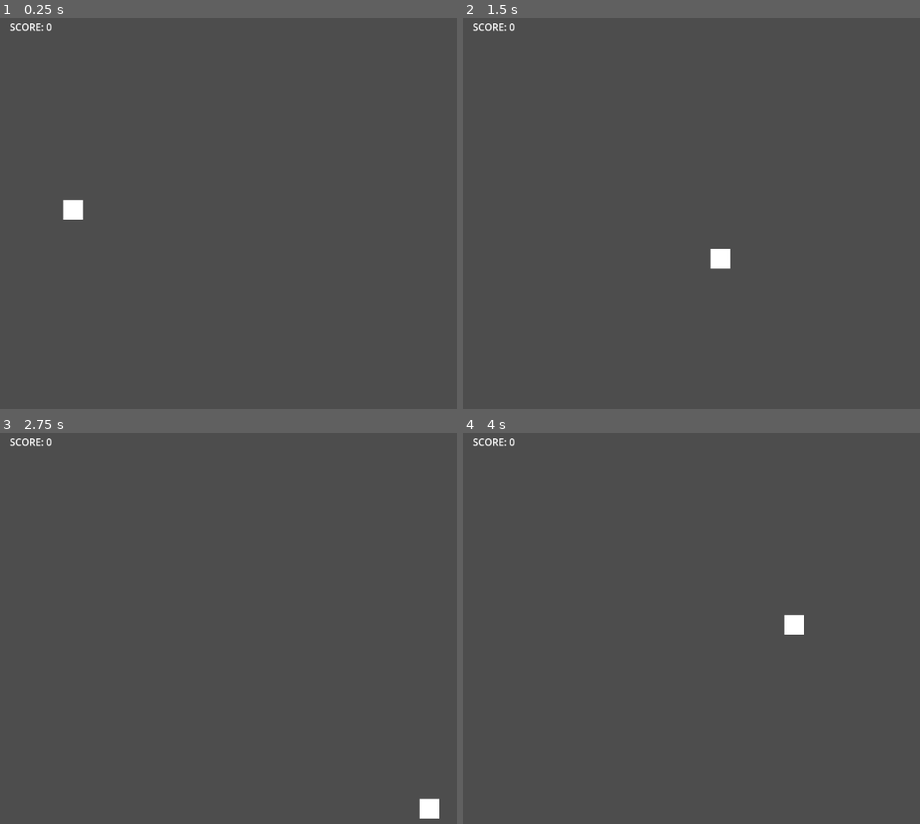
Above: before the commit, frames 1-4 (two rows, left to right).
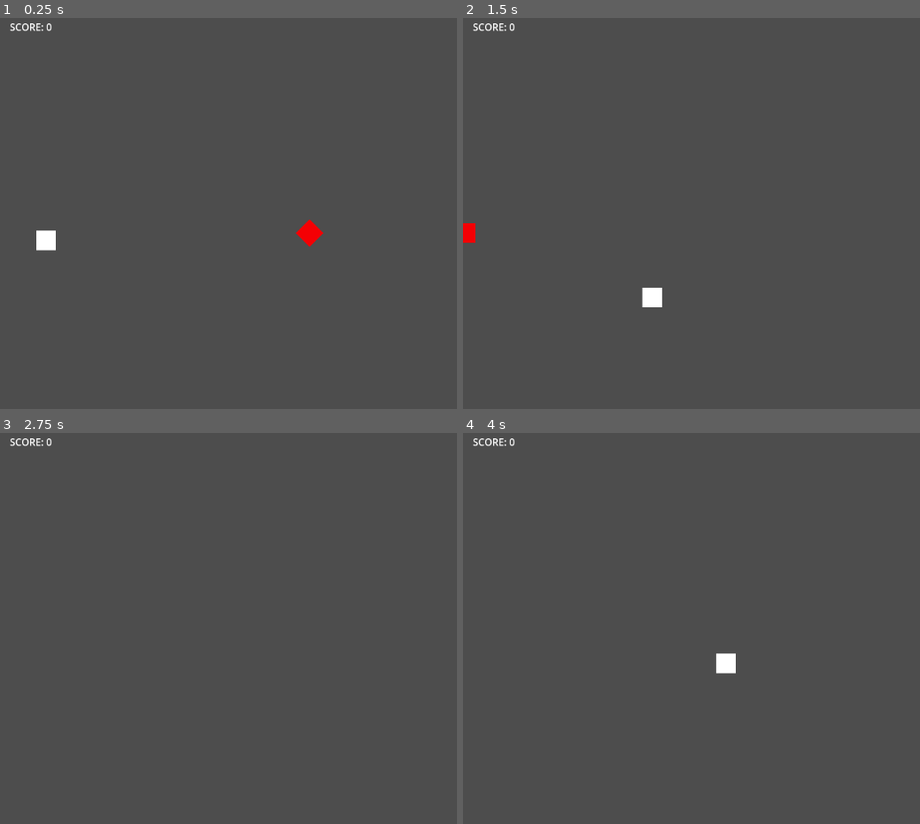
Above: after the commit, the same moments.

Repository: ArsenicBite/GODOTEXAM
Game: Godot game, scene res://BaseScene.tscn
The game is run twice, just before and just after one commit, with the same random seed, the same clock (stepped at 60 frames per second) and the same inputs. Before the commit the project starts from res://Base Scene.tscn.
Inputs:
- Up to frame 1 (0.25 s): no input
- Up to frame 2 (1.5 s): hold Right (ui_right) 0.53-1.28 s; hold Down (ui_down) from 1.28 s (still down)
- Up to frame 3 (2.75 s): release Down (ui_down) at 2.03 s; hold Right (ui_right) from 2.03 s (still down)
- Up to frame 4 (4 s): release Right (ui_right) at 2.78 s; hold Up (ui_up) 2.78-3.53 s; hold Left (ui_left) from 3.53 s (still down)

The runs differ from the first frame. In frame 1, 0.7% of the frame differs, in the area x 7-71%, y 46-60%; in frame 2, 0.6%; in frame 3, 0.2%; in frame 4, 0.5%.

Commit message:
Enemy moves

Diff:
--- a/godotexam/Base Scene.tscn
+++ /dev/null
@@ -1,26 +0,0 @@
-[gd_scene load_steps=4 format=3 uid="uid://cvhpay2mkvq3a"]
-
-[ext_resource type="Texture2D" uid="uid://b3oyn62kjlf85" path="res://Character.png" id="1_piur0"]
-[ext_resource type="Script" uid="uid://d0ur5747yfomg" path="res://player.gd" id="2_vs86l"]
-
-[sub_resource type="RectangleShape2D" id="RectangleShape2D_b0qx2"]
-
-[node name="Node2D" type="Node2D"]
-
-[node name="CharacterBody2D" type="CharacterBody2D" parent="."]
-position = Vector2(118, 325)
-script = ExtResource("2_vs86l")
-
-[node name="CollisionShape2D" type="CollisionShape2D" parent="CharacterBody2D"]
-shape = SubResource("RectangleShape2D_b0qx2")
-
-[node name="Character" type="Sprite2D" parent="CharacterBody2D"]
-position = Vector2(1, -2)
-texture = ExtResource("1_piur0")
-
-[node name="Label" type="Label" parent="."]
-offset_left = 16.0
-offset_top = 13.0
-offset_right = 86.0
-offset_bottom = 36.0
-text = "Score = 0"
--- /dev/null
+++ b/godotexam/BaseScene.tscn
@@ -0,0 +1,52 @@
+[gd_scene load_steps=8 format=3 uid="uid://cvhpay2mkvq3a"]
+
+[ext_resource type="Script" uid="uid://d0ur5747yfomg" path="res://player.gd" id="1_15wuk"]
+[ext_resource type="Texture2D" uid="uid://b3oyn62kjlf85" path="res://Character.png" id="2_gnnrh"]
+[ext_resource type="PackedScene" uid="uid://bbj6r2lxo3dg2" path="res://EnemySpawner.tscn" id="3_a3t8j"]
+[ext_resource type="PackedScene" uid="uid://cdd72xtdvteb2" path="res://Enemy.tscn" id="4_5qhct"]
+[ext_resource type="Script" path="res://path_follow_2d.gd" id="4_gnnrh"]
+
+[sub_resource type="RectangleShape2D" id="RectangleShape2D_b0qx2"]
+
+[sub_resource type="Curve2D" id="Curve2D_15wuk"]
+_data = {
+"points": PackedVector2Array(0, 0, 0, 0, 78, 1, 0, 0, 0, 0, -114, 2, 0, 0, 0, 0, -242, 1, 0, 0, 0, 0, -406, 2)
+}
+point_count = 4
+
+[node name="Node2D" type="Node2D"]
+
+[node name="CharacterBody2D" type="CharacterBody2D" parent="."]
+position = Vector2(74, 375)
+script = ExtResource("1_15wuk")
+
+[node name="CollisionShape2D" type="CollisionShape2D" parent="CharacterBody2D"]
+shape = SubResource("RectangleShape2D_b0qx2")
+
+[node name="Character" type="Sprite2D" parent="CharacterBody2D"]
+position = Vector2(1, -2)
+texture = ExtResource("2_gnnrh")
+
+[node name="Label" type="Label" parent="."]
+offset_left = 16.0
+offset_top = 13.0
+offset_right = 86.0
+offset_bottom = 36.0
+text = "Score = 0"
+
+[node name="EnemySpawner" parent="." instance=ExtResource("3_a3t8j")]
+position = Vector2(553, 355)
+
+[node name="Path2D" type="Path2D" parent="."]
+position = Vector2(604, 362)
+curve = SubResource("Curve2D_15wuk")
+
+[node name="PathFollow2D" type="PathFollow2D" parent="Path2D"]
+position = Vector2(78, 1)
+rotation = 3.13638
+script = ExtResource("4_gnnrh")
+
+[node name="Enemy" parent="Path2D/PathFollow2D" instance=ExtResource("4_5qhct")]
+position = Vector2(77.9937, 1.40625)
+rotation = -3.13638
+scale = Vector2(1, 1)
--- a/godotexam/Enemy.tscn
+++ b/godotexam/Enemy.tscn
@@ -10,11 +10,10 @@
 
 [node name="CharacterBody2D" type="CharacterBody2D" parent="."]
 position = Vector2(0, -1)
+script = ExtResource("1_s7bn3")
 
 [node name="CollisionShape2D" type="CollisionShape2D" parent="CharacterBody2D"]
 shape = SubResource("RectangleShape2D_s7bn3")
-script = ExtResource("1_s7bn3")
-speed = null
 
 [node name="Character" type="Sprite2D" parent="CharacterBody2D"]
 modulate = Color(0.954247, 0, 0.0155264, 1)
--- /dev/null
+++ b/godotexam/EnemySpawner.tscn
@@ -0,0 +1,10 @@
+[gd_scene load_steps=2 format=3 uid="uid://bbj6r2lxo3dg2"]
+
+[ext_resource type="Script" uid="uid://2apdwphitpbc" path="res://enemy_spawner.gd" id="1_tlwx7"]
+
+[node name="EnemySpawner" type="Node2D"]
+script = ExtResource("1_tlwx7")
+
+[node name="Timer" type="Timer" parent="."]
+wait_time = 2.625
+autostart = true
--- a/godotexam/collision_shape_2d.gd
+++ b/godotexam/collision_shape_2d.gd
@@ -1,9 +1,25 @@
-extends CollisionShape2D
-@export var speed = 100
-var fish = true
+extends CharacterBody2D
 
+
+@export var speed = 400
+var angular_speed = PI
+var is_hit = false
 
 
 
 func _process(delta):
-	position +1
+	rotation += angular_speed * delta
+
+	var velocity = Vector2.LEFT * speed
+
+	position += velocity * delta
+
+
+
+#func _physics_process(delta):
+	#move_and_slide()
+
+func _on_area_3d_body_entered(body: Node3D) -> void:
+	if not is_hit:
+		is_hit = true
+		$CharacterBody2D.increase_score(1)
--- /dev/null
+++ b/godotexam/enemy_spawner.gd
@@ -0,0 +1,13 @@
+extends Node2D
+
+@onready var spawn_timer = $Timer
+
+const ENEMY = preload("res://Enemy.tscn")
+
+
+func _on_spawn_timer_timeout() -> void:
+	var newEnemy = ENEMY.instantiate()
+
+	get_parent().add_child(newEnemy)
+
+	newEnemy.global_position = global_position
--- /dev/null
+++ b/godotexam/path_follow_2d.gd
@@ -0,0 +1 @@
+extends PathFollow2D
--- a/godotexam/player.gd
+++ b/godotexam/player.gd
@@ -2,6 +2,9 @@
 
 @export var speed = 400
 @export var score = 0
+
+func increase_score(amount: int) -> void:
+	score+= amount
 
 func _process(delta: float) -> void:
 	$"../Label".text = "SCORE: " + str(score)
Not shown, added: godotexam/enemy_spawner.gd.uid
Not shown, added: godotexam/path_follow_2d.gd.uid
